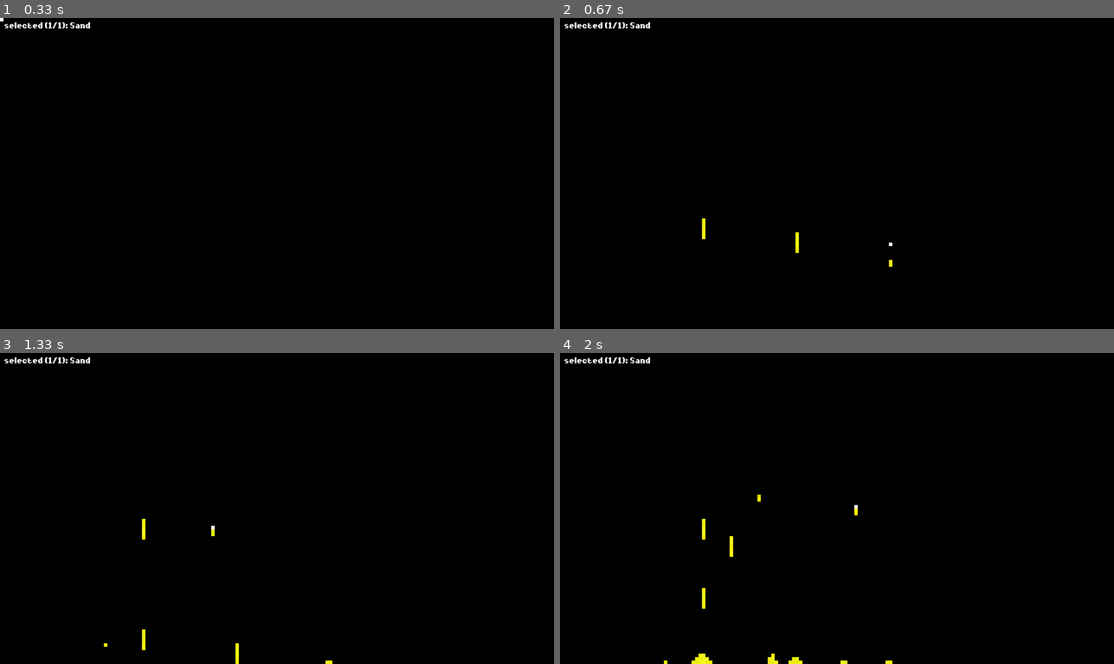
Above: before the commit, frames 1-4 (two rows, left to right).
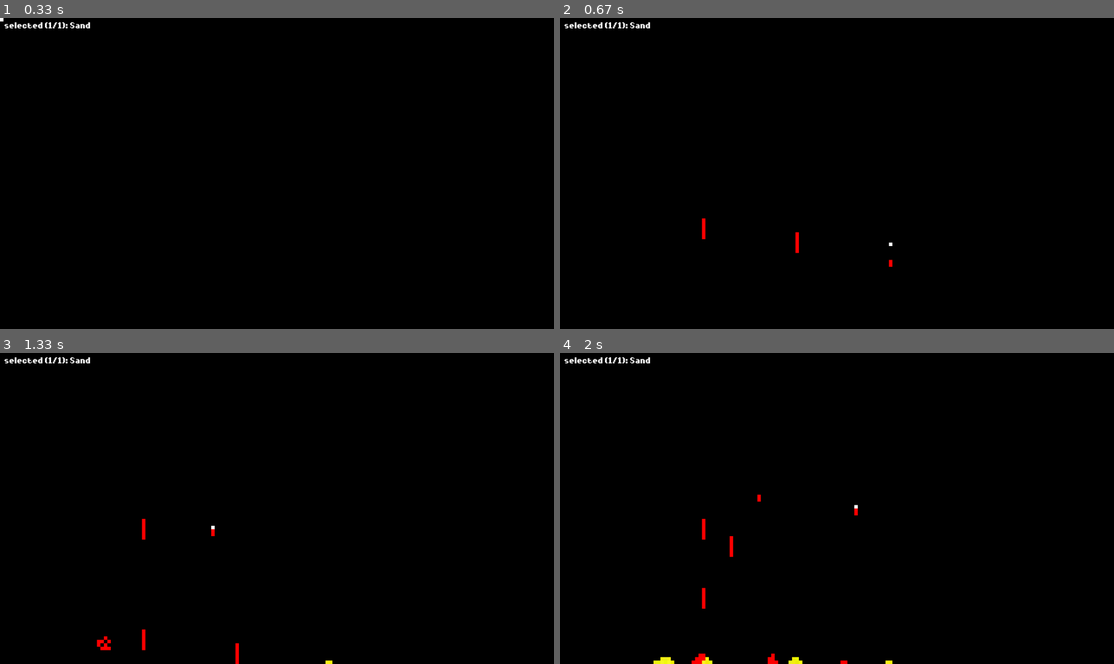
Above: after the commit, the same moments.

Repository: Neptun332/jetmen-revival-pygame
Game: pygame game, started from main.py
Two runs of this game, one before a commit and one after it. Both use one fixed random seed, a clock stepped at 60 frames per second and the inputs below.
Inputs (mouse positions are in pixels of both pictures, inside the frame that each line leads up to):
- Up to frame 1 (0.33 s): no input
- Up to frame 2 (0.67 s): press the mouse at (704, 176) at 0.37 s; move the mouse to (798, 207) at 0.47 s; release the mouse at (892, 241) at 0.6 s
- Up to frame 3 (1.33 s): hold Ctrl 0.67-1.13 s; tap Space at 0.73, 1.03 s; click (105, 580) at 0.75 s; press the mouse at (144, 511) at 1.2 s; move the mouse to (216, 527) at 1.3 s
- Up to frame 4 (2 s): release the mouse at (842, 539) at 1.43 s; press the mouse at (704, 511) at 1.53 s; move the mouse to (731, 477) at 1.63 s; release the mouse at (759, 443) at 1.77 s; press the mouse at (704, 511) at 1.87 s; move the mouse to (859, 505) at 1.97 s

Frame 1 is identical in both runs. In frame 2, 0.1% of the frame differs, in the area x 25-60%, y 64-81%; in frame 3, 0.3%; in frame 4, 0.4%, in the area x 16-54%, y 45-100%.

Commit message:
added updating only these tiles that are able to move

Diff:
--- a/Tile.py
+++ b/Tile.py
@@ -17,27 +17,58 @@
     ):
         # render stuff
         self.color = color
+        self.settle_color = color
         # # Physics stuff
         # self.density = density
         # position
         self.x = x
         self.y = y
         self.world = world
+        self.position_should_be_updated = True  # False if tile have neighbours preventing it from moving
+        self.tile_have_moved = False
 
     @abc.abstractmethod
     def update(self):
         ...
 
     def update_position(self, possible_movement: Tuple[Directions, ...]):
-        for direction in possible_movement:
-            next_position = self.get_next_position(direction)
-            # TODO add density for water
-            if not self.world.is_position_inside_scene(*next_position):
+        if self.position_should_be_updated:
+            self.color = (255, 0, 0)
+            tile_have_moved = False
+            for direction in possible_movement:
+                next_position = self.get_next_position(direction)
+                # TODO add density for water
+                if not self.world.is_position_inside_scene(*next_position):
+                    continue
+                tile_in_next_position = self.world.get_tile_at_position(*next_position)
+                if not tile_in_next_position:
+                    self.wake_up_neighbours()
+                    self.move_to_position(next_position)
+                    tile_have_moved = True
+                    break
+
+            if not tile_have_moved:
+                self.sleep_tile()
+        else:
+            self.color = self.settle_color
+
+    def wake_up_neighbours(self):
+        for direction in Directions:
+            neighbour_position = self.get_next_position(direction)
+            if not self.world.is_position_inside_scene(*neighbour_position):
                 continue
-            tile_in_next_position = self.world.get_tile_at_position(*next_position)
-            if not tile_in_next_position:
-                self.move_to_position(next_position)
-                break
+            tile = self.world.get_tile_at_position(
+                x=self.x + direction.value[0],
+                y=self.y + + direction.value[1]
+            )
+            if tile:
+                tile.wake_up_tile()
+
+    def wake_up_tile(self):
+        self.position_should_be_updated = True
+
+    def sleep_tile(self):
+        self.position_should_be_updated = False
 
     def get_next_position(self, direction: Directions) -> Tuple[int, int]:
         return self.x + direction.value[0], self.y + direction.value[1]
--- a/World.py
+++ b/World.py
@@ -15,14 +15,12 @@
             init_matrix.append([None for _ in range(width)])
         self.spatial_matrix: Tuple[List[Tile], ...] = tuple(init_matrix)
 
-    def add_tile(self, tile_type: type, x: int, y: int) -> Tile:
-        """ adds a tile at the given position and returns it """
-        new_tile: Tile = tile_type(x, y, self)
+    def add_tile(self, tile_type: type, x: int, y: int):
         if not self.spatial_matrix[y][x]:
+            new_tile: Tile = tile_type(x, y, self)
             self.tiles.append(new_tile)
             self.moving_tiles.append(new_tile)
             self.spatial_matrix[y][x] = new_tile
-        return new_tile
 
     def update(self):
         for tile in self.moving_tiles:
--- a/main.py
+++ b/main.py
@@ -4,6 +4,7 @@
 import pygame
 from pygame.locals import *
 
+from Directions import Directions
 from World import World
 from tiles import TILES
 
@@ -124,11 +125,12 @@
         if pygame.mouse.get_pressed()[0]:
             world.add_tile(TILES[selected_tile], mouse_position[0], mouse_position[1])
             if pygame.key.get_pressed()[K_LCTRL]:
-                world.add_tile(
-                    TILES[selected_tile],
-                    mouse_position[0],
-                    mouse_position[1]
-                )
+                for direction in Directions:
+                    world.add_tile(
+                        TILES[selected_tile],
+                        mouse_position[0] + direction.value[0],
+                        mouse_position[1] + direction.value[1]
+                    )
         # elif pygame.mouse.get_pressed()[2]:
         #     world.delete_tile(mouse_position[0], mouse_position[1])
         #     if pygame.key.get_pressed()[K_LCTRL]:
